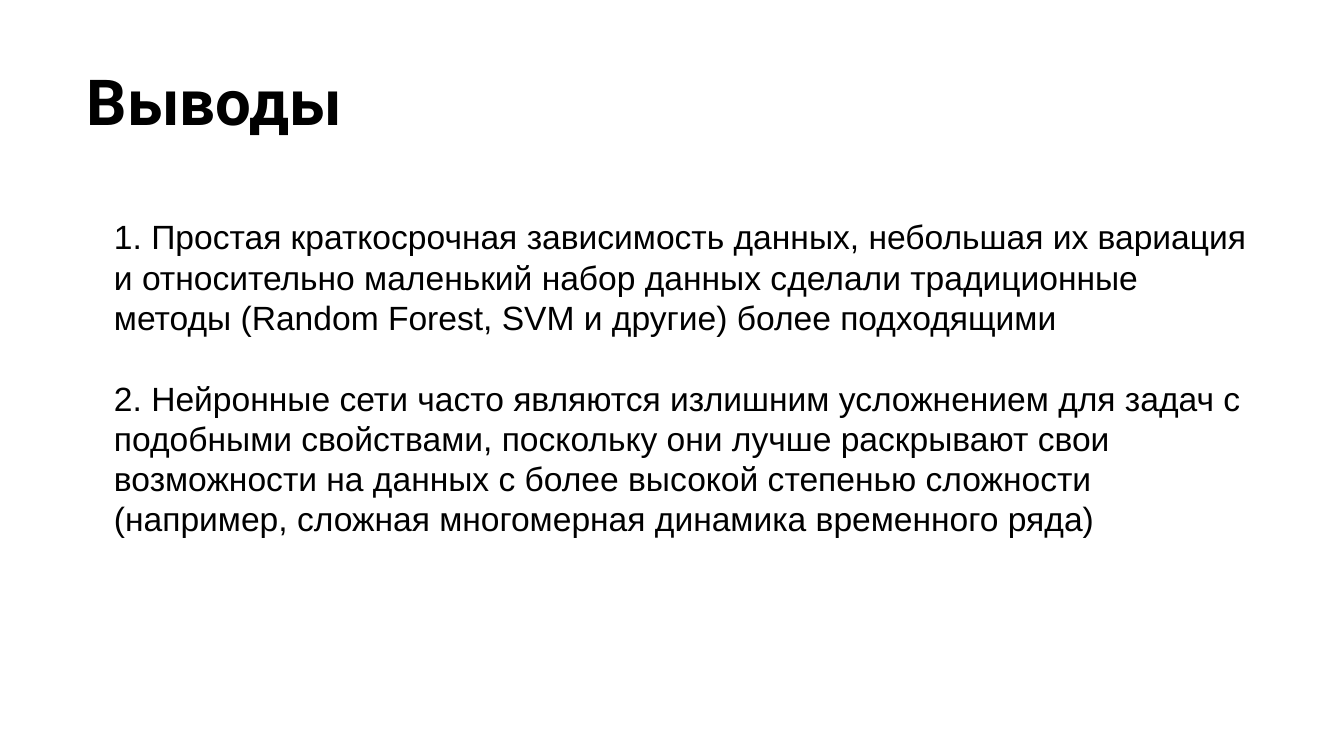
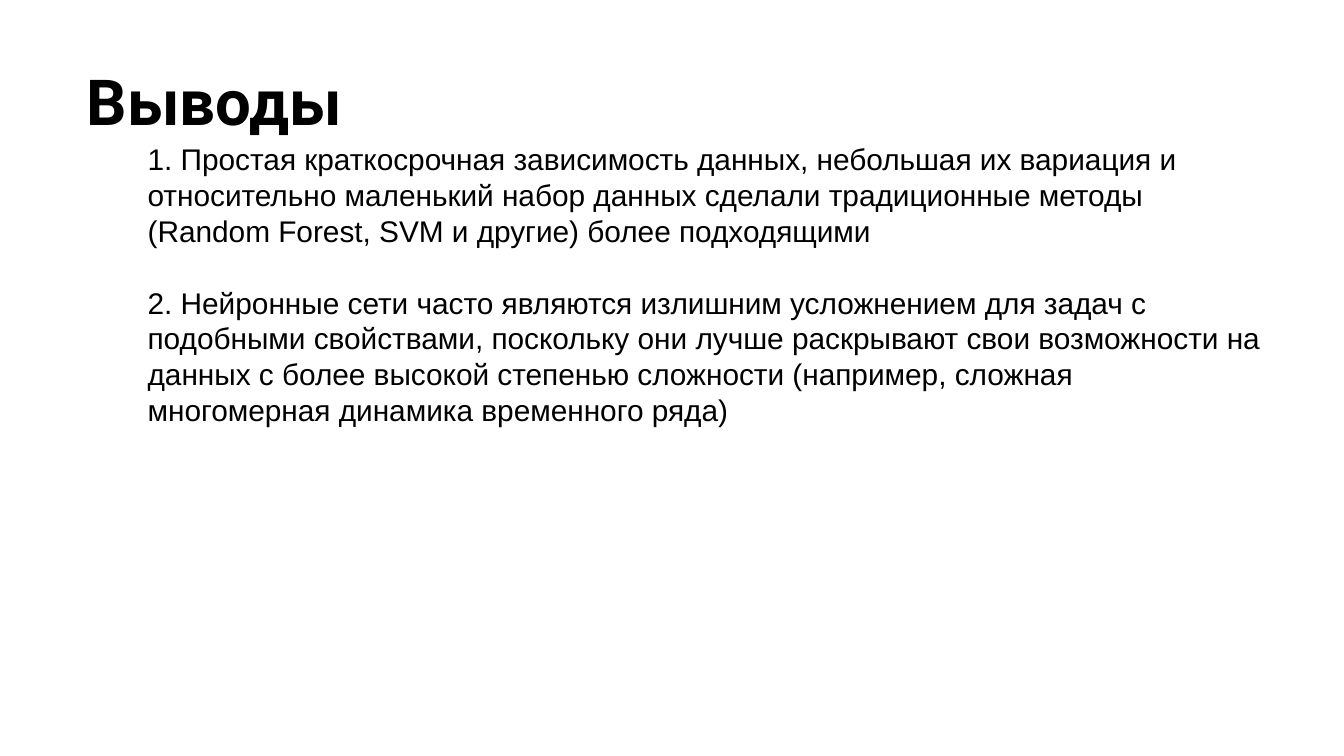
Before and after one commit to m0zart89/otus-ml-pro-2024-05, a slide deck: slide 31 of presentation.pptx (slide 30 before the commit). Drawn at 1344x756 pixels with LibreOffice and Linux fonts; fonts in the diff are those of the drawing; background and template pictures are left out. Boxes give left, top, right and bottom in pixels: in the first picture for what was removed or moved away, otherwise in the second. Text is boxed around its words. In the diff, an @@ line names an element or a change of style, - is before the commit and + after.

```diff
--- a/presentation.pptx
+++ b/presentation.pptx
@@ text "1. Простая краткосрочная зависимость данных, ...": place and size @@
-text "1. Простая краткосрочная зависимость данных, ..." at box(114, 224, 1246, 538)
+text "1. Простая краткосрочная зависимость данных, ..." at box(148, 148, 1260, 427)
@@ text "1. Простая краткосрочная зависимость данных, ..." at box(148, 148, 1260, 427): size 18 to 16 pt @@
```
Also in this commit, not shown: 24 other slides changed, 1 slide added.
